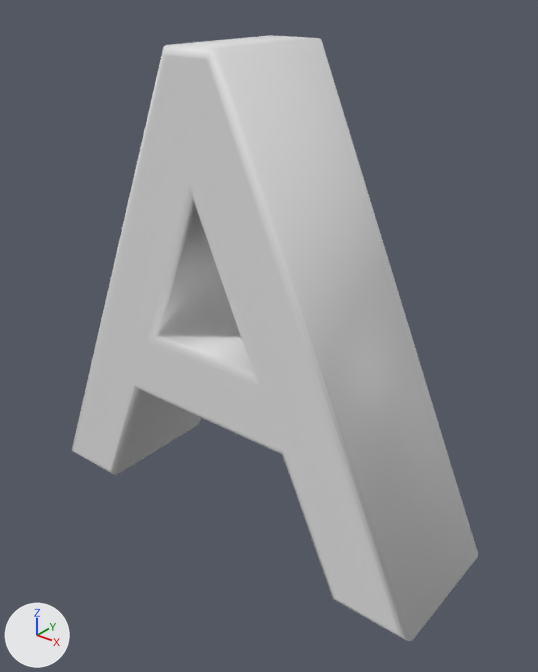
The Blender file Alphabet.blend: old version first, new version second.
Both versions are drawn from a 50 mm camera at (0.643, -0.766, 0.772) aimed at (0.032, -0.002, 0.298). The lights are fixed; the arrows at lower left show +X, +Y and +Z. The same objects are shown in both versions, whatever each file hides.

In view in the first picture: 'Text'.
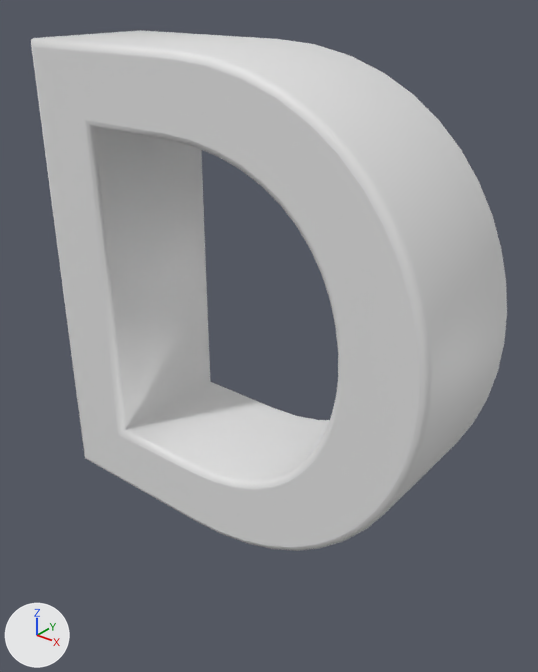
Where the change shows, as pixel boxes (x1, y1, x2, y2) in the pictures (538 x 672 px):
'Text', text changed: before (72, 35, 478, 641); after (31, 30, 507, 551)

Diff of the bpy script that builds the scene:
```diff
--- a/Alphabet.blend.py
+++ b/Alphabet.blend.py
@@ txt_text_003 @@
 txt_text_003 = bpy.data.curves.new('Text.003', 'FONT')
-txt_text_003.body = 'A'
+txt_text_003.body = 'D'
 txt_text_003.bevel_profile.use_clip = True
```
